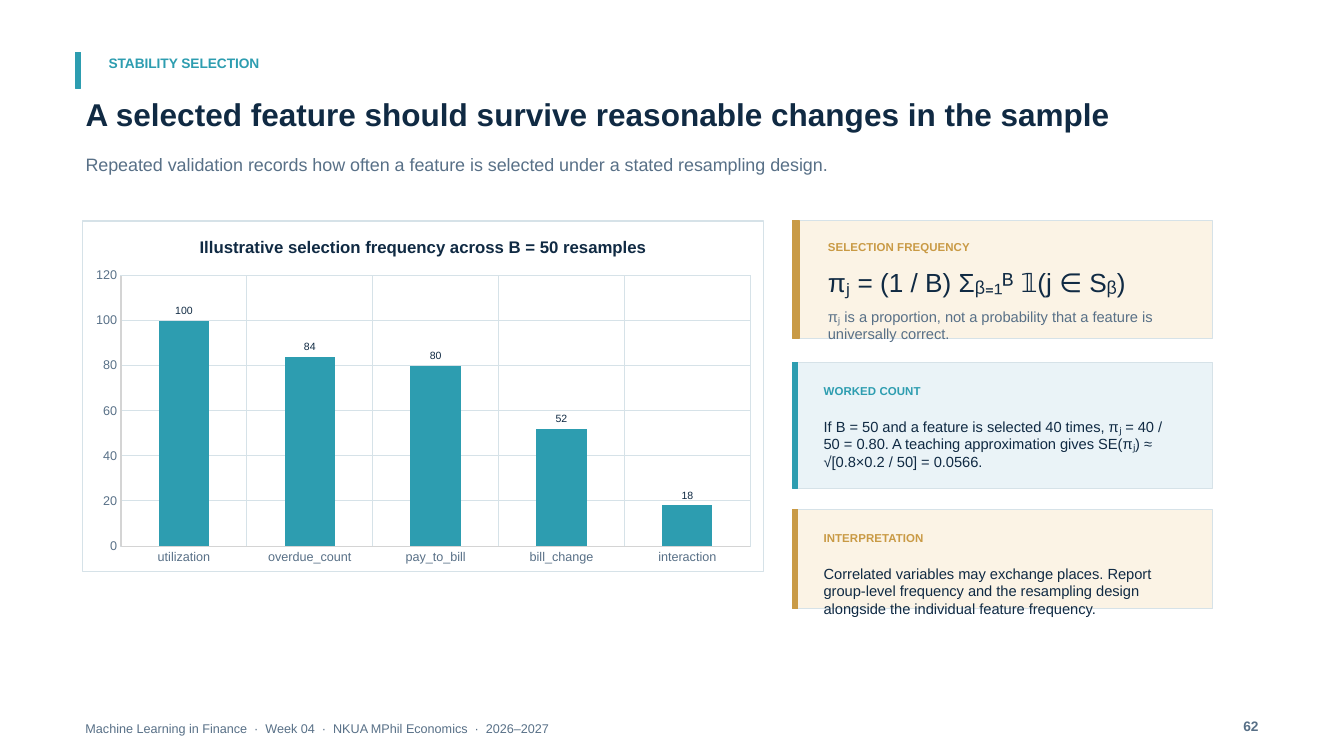
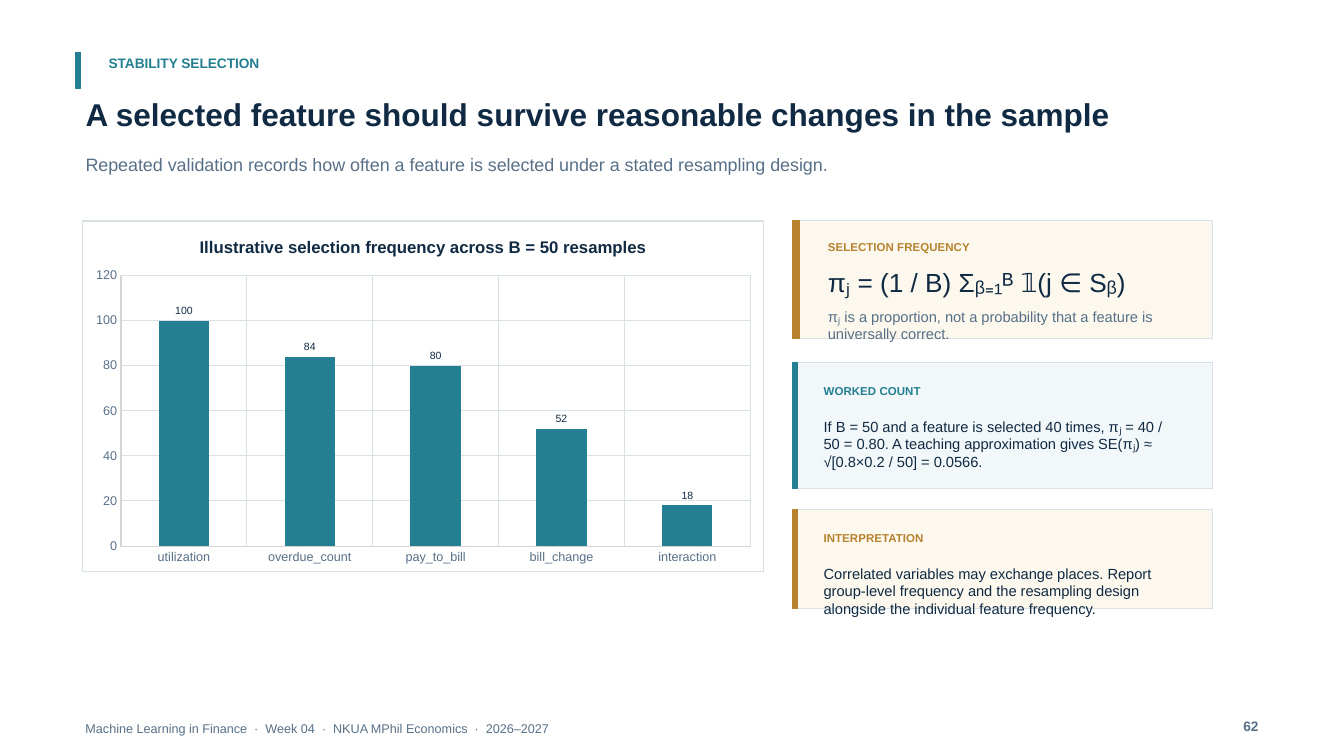
Before and after one commit to fkottas/Teaching-Courses, a slide deck: slide 62 of Machine Learning in Finance/2026-2027/lectures/week-04/slides/Lecture_04_Feature_Engineering_for_Financial_Data_2026-2027.pptx. Drawn at 1344x756 pixels with LibreOffice and Linux fonts; fonts in the diff are those of the drawing. Boxes give left, top, right and bottom in pixels: in the first picture for what was removed or moved away, otherwise in the second. Text is boxed around its words. In the diff, an @@ line names an element or a change of style, - is before the commit and + after.

```diff
--- a/Machine Learning in Finance/2026-2027/lectures/week-04/slides/Lecture_04_Feature_Engineering_for_Financial_Data_2026-2027.pptx
+++ b/Machine Learning in Finance/2026-2027/lectures/week-04/slides/Lecture_04_Feature_Engineering_for_Financial_Data_2026-2027.pptx
@@ rectangle at (x1=76, y1=52, x2=81, y2=88): fill #2D9DB0 to #237F91; outline #2D9DB0 0.75 pt to #237F91 0.75 pt @@
@@ text "STABILITY SELECTION" at (x1=109, y1=58, x2=259, y2=68): text colour #2D9DB0 to #237F91 @@
@@ column chart at (x1=82, y1=221, x2=764, y2=573) @@
@@ colour of Series 1 #2D9DB0 to #237F91 @@
@@ category axis changed @@
@@ value axis changed @@
@@ border changed @@
@@ rectangle at (x1=792, y1=221, x2=1213, y2=339): fill #FBF3E5 to #FCF8EE; outline #D6E2E8 0.75 pt to #D8E1E5 0.75 pt @@
@@ rectangle at (x1=792, y1=221, x2=799, y2=339): fill #C99A45 to #B7822E; outline #C99A45 0.75 pt to #B7822E 0.75 pt @@
@@ text "SELECTION FREQUENCY" at (x1=828, y1=243, x2=970, y2=254): text colour #C99A45 to #B7822E @@
@@ rectangle at (x1=792, y1=362, x2=798, y2=488): fill #2D9DB0 to #237F91; outline #2D9DB0 0.75 pt to #237F91 0.75 pt @@
@@ rectangle at (x1=792, y1=362, x2=1213, y2=488): fill #EAF3F7 to #F2F7F9; outline #D6E2E8 0.75 pt to #D8E1E5 0.75 pt @@
@@ text "WORKED COUNT" at (x1=824, y1=387, x2=921, y2=395): text colour #2D9DB0 to #237F91 @@
@@ rectangle at (x1=792, y1=509, x2=1213, y2=609): fill #FBF3E5 to #FCF8EE; outline #D6E2E8 0.75 pt to #D8E1E5 0.75 pt @@
@@ rectangle at (x1=792, y1=509, x2=798, y2=609): fill #C99A45 to #B7822E; outline #C99A45 0.75 pt to #B7822E 0.75 pt @@
@@ text "INTERPRETATION" at (x1=824, y1=534, x2=924, y2=542): text colour #C99A45 to #B7822E @@
```
Also in this commit, not shown: 88 other slides changed, 1 slide added, 1 slide removed, 4 other files.
